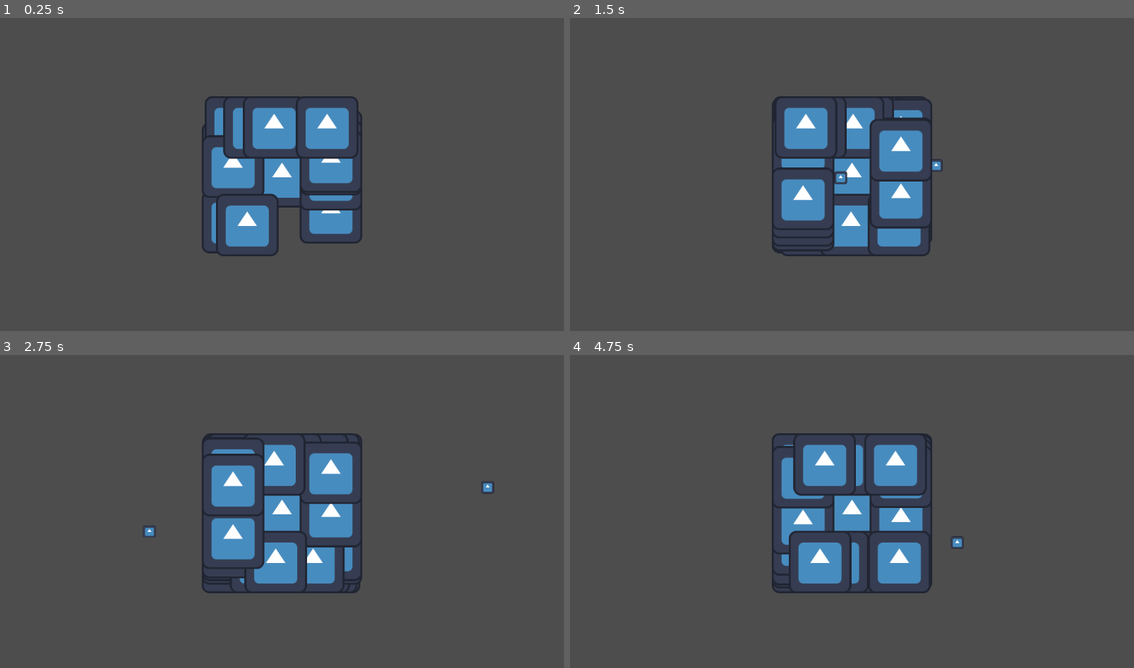
Above: before the commit, frames 1-4 (two rows, left to right).
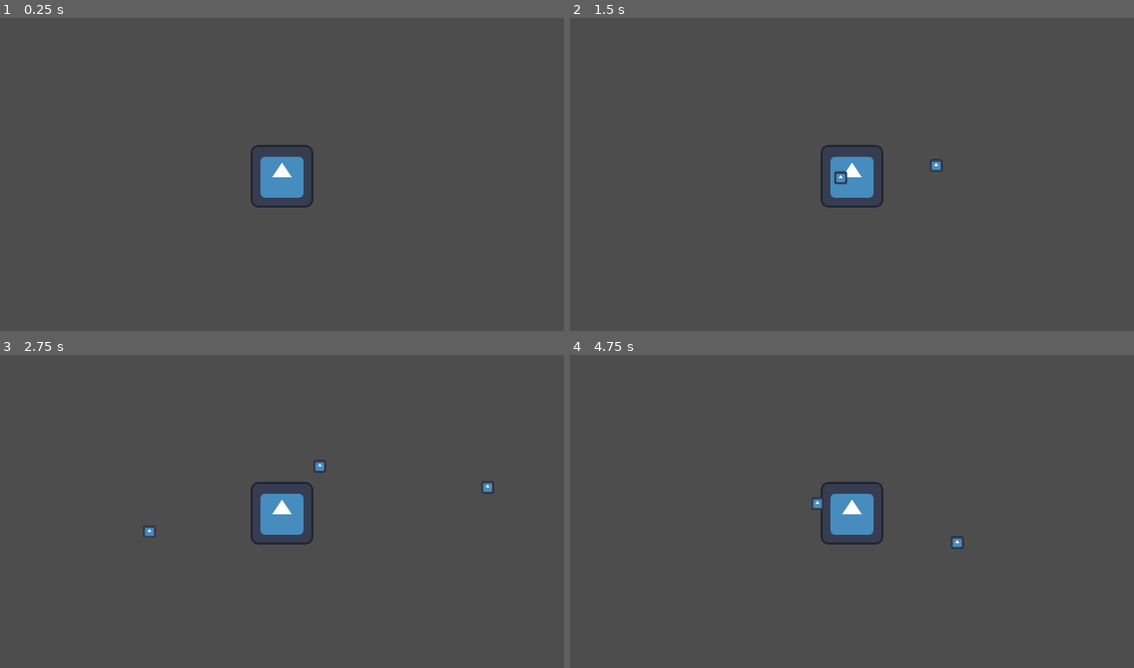
Above: after the commit, the same moments.

Repository: jiho7407/ZXCviver
Game: Godot game, scene res://game.tscn
The game is run twice, just before and just after one commit, with the same random seed, the same clock (stepped at 60 frames per second) and the same inputs. The engine's default icon, where the game draws it, is replaced by a stand-in: a white triangle on a blue panel in a dark square.
Inputs (mouse positions are in pixels of both pictures, inside the frame that each line leads up to):
- Up to frame 1 (0.25 s): no input
- Up to frame 2 (1.5 s): move the mouse to (976, 161) at 0.52 s; tap X (shoot_x) at 0.6 s; move the mouse to (739, 193) at 1.27 s; tap Z (shoot_z) at 1.35 s
- Up to frame 3 (2.75 s): move the mouse to (338, 442) at 2.02 s; tap X (shoot_x) at 2.1 s
- Up to frame 4 (4.75 s): move the mouse to (823, 577) at 2.77 s; tap Z (shoot_z) at 2.85, 4.35 s; move the mouse to (1021, 561) at 3.52 s; tap X (shoot_x) at 3.6 s; move the mouse to (682, 464) at 4.27 s

The runs differ from the first frame. In frame 1, 7.6% of the frame differs, in the area x 35-65%, y 25-77%; in frame 2, 8.6%; in frame 3, 8.6%; in frame 4, 8.4%.

Commit message:
enemy spawn system 기초

Diff:
--- a/game.gd
+++ b/game.gd
@@ -1,5 +1,6 @@
 extends Node2D
 
+var spawn_margin = 800
 var EnemyPresetScene = preload("res://enemy_preset.tscn")
 # Called when the node enters the scene tree for the first time.
 func _ready():
@@ -19,21 +20,20 @@
 
 	var enemy = [EnemyPreset]
 
-	var margin = 100
 	if randf() < 0.25:  # Spawn either to the left or right
-		spawn_position.x = player_position.x - margin
-		spawn_position.y = randf_range(-margin, margin)
+		spawn_position.x = player_position.x - spawn_margin
+		spawn_position.y = randf_range(-spawn_margin, spawn_margin)
 	else:
 		if randf() < 0.5:
-			spawn_position.x = player_position.x + margin
-			spawn_position.y = randf_range(-margin, margin)
+			spawn_position.x = player_position.x + spawn_margin
+			spawn_position.y = randf_range(-spawn_margin, spawn_margin)
 		else:
 			if randf() < 0.75:
-				spawn_position.x = randf_range(-margin, margin)
-				spawn_position.y = player_position.y - margin
+				spawn_position.x = randf_range(-spawn_margin, spawn_margin)
+				spawn_position.y = player_position.y - spawn_margin
 			else:
-				spawn_position.x = randf_range(-margin, margin)
-				spawn_position.y = player_position.y + margin
+				spawn_position.x = randf_range(-spawn_margin, spawn_margin)
+				spawn_position.y = player_position.y + spawn_margin
 
 
 	var new_enemy = enemy[0]
